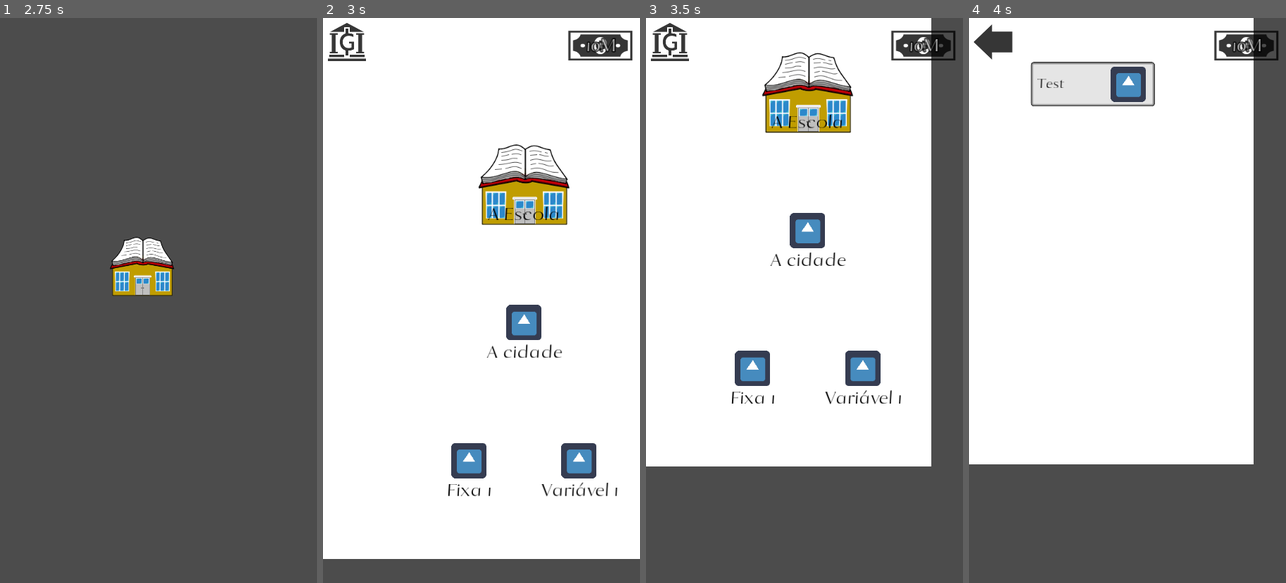
Above: before the commit, frames 1-4 (left to right).
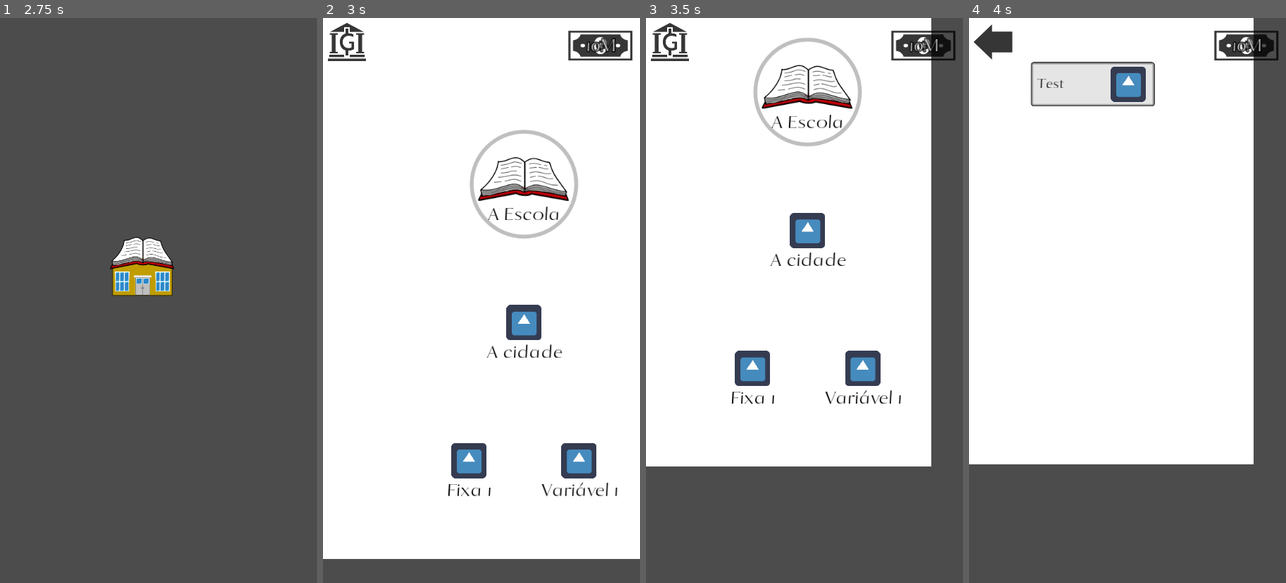
Above: after the commit, the same moments.

Repository: AndreMoukarzel/Grana-Preta
Game: Godot game, scene res://OpeningMenu.tscn
The game is run twice, just before and just after one commit, with the same random seed, the same clock (stepped at 60 frames per second) and the same inputs. The engine's default icon, where the game draws it, is replaced by a stand-in: a white triangle on a blue panel in a dark square.
Inputs (mouse positions are in pixels of both pictures, inside the frame that each line leads up to):
- Up to frame 1 (2.75 s): tap Enter at 0.5, 2 s; move the mouse to (228, 272) at 0.52 s; click (228, 272) at 0.67 s; tap Space at 1.25 s; drag from (95, 328) to (142, 413) at 1.27 s; move the mouse to (190, 176) at 2.02 s; click (190, 176) at 2.17 s
- Up to frame 2 (3 s): click (465, 266) at 2.75 s
- Up to frame 3 (3.5 s): no input
- Up to frame 4 (4 s): click "A Escola" at 3.5 s

Frame 1 is identical in both runs. In frame 2, 3.4% of the frame differs, in the area x 46-81%, y 19-39%; in frame 3, 3.4%, in the area x 33-69%, y 3-23%; in frame 4, nothing differs.

Commit message:
Add School base icons

Diff:
--- a/City.tscn
+++ b/City.tscn
@@ -34,7 +34,7 @@
 texture_normal = ExtResource( 2 )
 expand = true
 
-[node name="Mine" type="TextureButton" parent="."]
+[node name="TextureButton4" type="TextureButton" parent="."]
 modulate = Color( 0, 0, 0, 1 )
 margin_left = 1384.0
 margin_top = 822.0
@@ -53,6 +53,6 @@
 [connection signal="pressed" from="House" to="." method="_on_House_pressed"]
 [connection signal="pressed" from="School" to="." method="_on_School_pressed"]
 [connection signal="pressed" from="Broker" to="." method="_on_Broker_pressed"]
-[connection signal="pressed" from="Mine" to="." method="_on_Mine_pressed"]
+[connection signal="pressed" from="TextureButton4" to="." method="_on_TextureButton_pressed"]
 
 [editable path="SwipeHandler"]
--- a/school/SchoolDB.gd
+++ b/school/SchoolDB.gd
@@ -10,7 +10,7 @@
 var themes = [
 	{
 		NAME : "A Escola",
-		ICON : "res://school/School.png",
+		ICON : "res://school/school_icon.png",
 		INFO : ["Test"],
 		DEPEN : [],
 		HEIGHT : 0
Binary file removed: school/Book.png
Binary file added: school/school_icon.png
Not shown, added: school/school_icon.png.import
